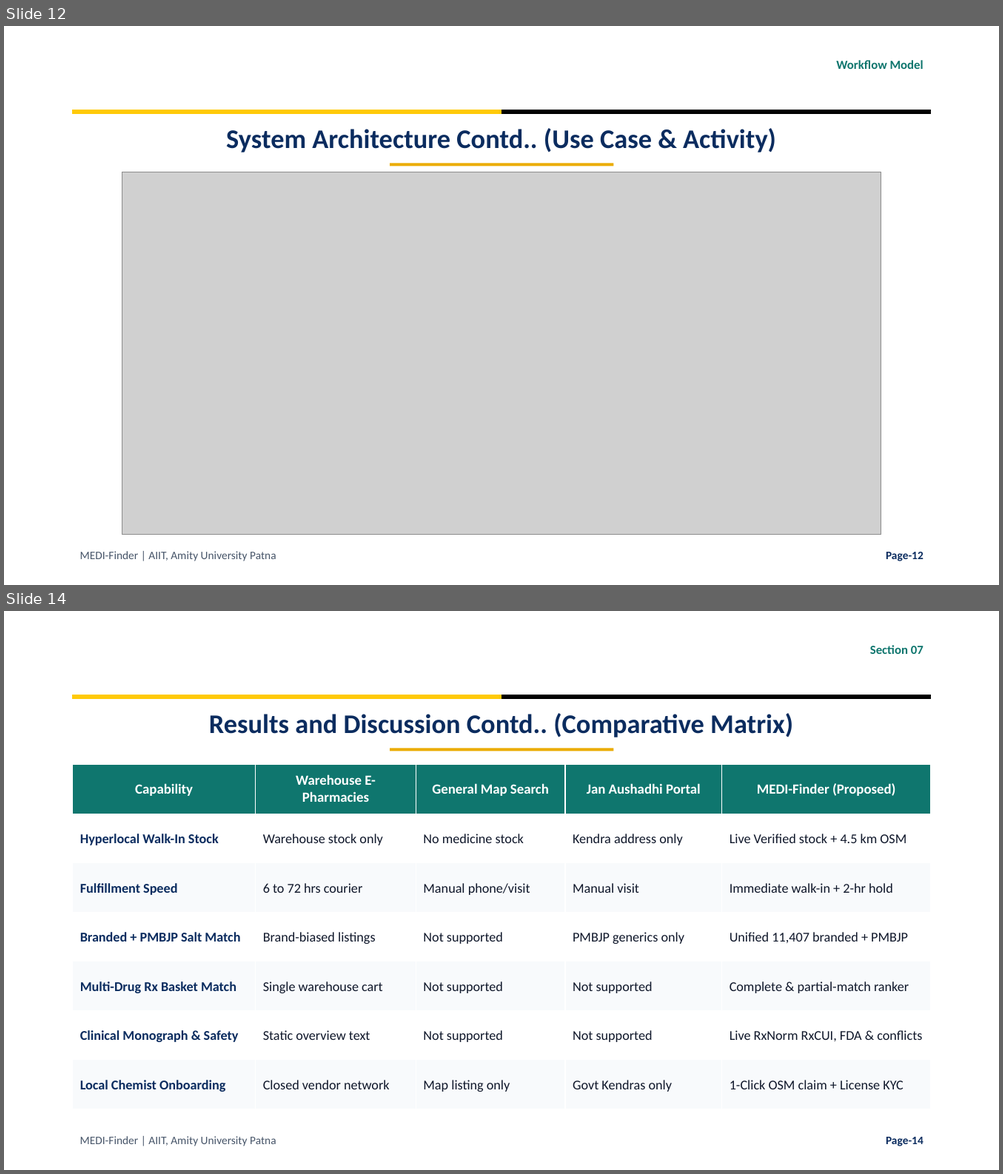
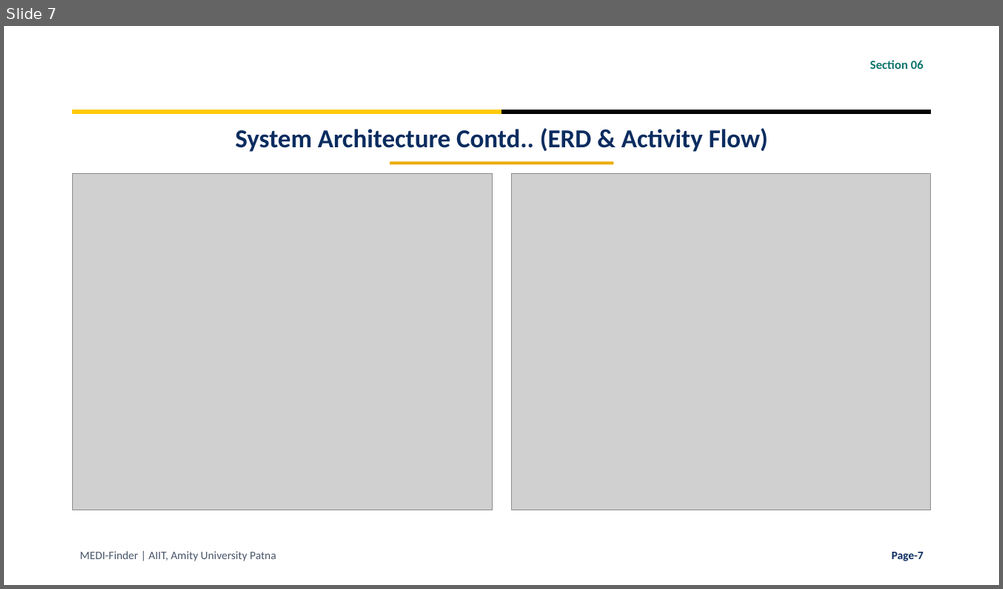
Before and after one commit to krsidhantaryan-ux/MEDI-Finder, a slide deck: MEDI_Finder_Presentation.pptx. Shown one above the other, each under a label of ours: slides 12 and 14 before the commit, slide 7 after it; the slides between them are not shown. The pictures are 1003x1174 and 1003x589 pixels, drawn with LibreOffice and Linux fonts; fonts in the diff are those of the drawing; grey boxes stand for pictures; background and template pictures are left out. Boxes give left, top, right and bottom in pixels: in the first picture for what was removed or moved away, otherwise in the second. Text is boxed around its words. In the diff, an @@ line names an element or a change of style, - is before the commit and + after.

Commit message:
Condense MEDI-Finder presentation to 10 slides for 5-7 min defense

```diff
--- a/MEDI_Finder_Presentation.pptx
+++ b/MEDI_Finder_Presentation.pptx
@@ slide 14 removed at box(4, 611, 999, 1170), background #FFFFFF; not listed: 2 template elements that a slide beside it also shows @@
@@ text removed at box(870, 645, 923, 654) @@
-Section 07
@@ text removed at box(209, 713, 793, 738) @@
-Results and Discussion Contd.. (Comparative Matrix)
@@ table removed at box(73, 765, 930, 1110), 7 rows, 5 columns @@
-Capability | Warehouse E-Pharmacies | General Map Search | Jan Aushadhi Portal | MEDI-Finder (Proposed)
-Hyperlocal Walk-In Stock | Warehouse stock only | No medicine stock | Kendra address only | Live Verified stock + 4.5 km OSM
-Fulfillment Speed | 6 to 72 hrs courier | Manual phone/visit | Manual visit | Immediate walk-in + 2-hr hold
-Branded + PMBJP Salt Match | Brand-biased listings | Not supported | PMBJP generics only | Unified 11,407 branded + PMBJP
-Multi-Drug Rx Basket Match | Single warehouse cart | Not supported | Not supported | Complete & partial-match ranker
-Clinical Monograph & Safety | Static overview text | Not supported | Not supported | Live RxNorm RxCUI, FDA & conflicts
-Local Chemist Onboarding | Closed vendor network | Map listing only | Govt Kendras only | 1-Click OSM claim + License KYC
@@ rectangle removed at box(390, 749, 614, 752) @@
@@ text removed at box(80, 1136, 276, 1147) @@
-MEDI-Finder | AIIT, Amity University Patna
@@ text removed at box(885, 1137, 923, 1147) @@
-Page-14
@@ what was slide 12 is now slide 7 @@
@@ slide 7 changed as well @@
@@ text at box(870, 60, 923, 69): text changed @@
-Workflow Model
+Section 06
@@ text at box(235, 128, 768, 152): text changed; size 26 to 25 pt @@
-System Architecture Contd.. (Use Case & Activity)
+System Architecture Contd.. (ERD & Activity Flow)
@@ picture added at box(73, 174, 492, 511) @@
@@ picture removed at box(122, 173, 881, 535) @@
@@ picture added at box(512, 174, 930, 511) @@
@@ text at box(891, 552, 923, 562): text changed @@
-Page-12
+Page-7
```
Also in this commit, not shown: 5 other slides changed, 3 slides added, 10 other slides removed.
